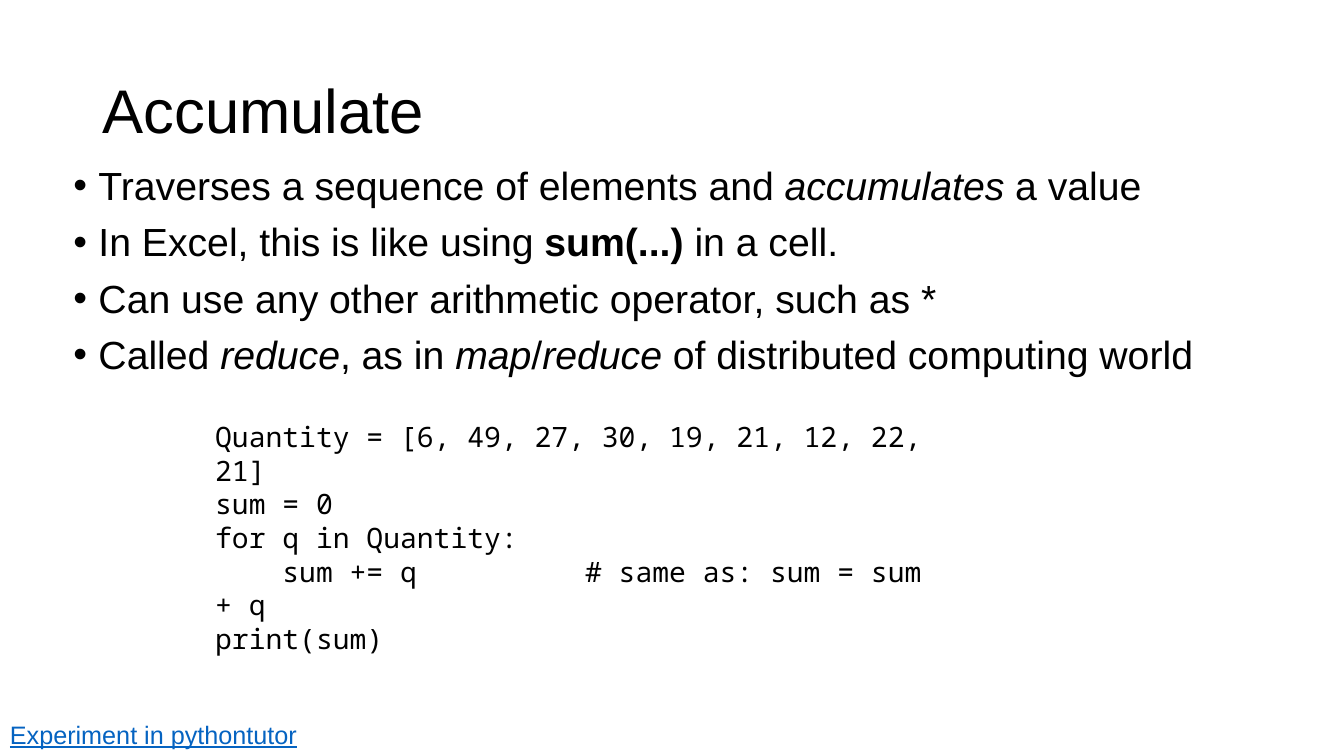
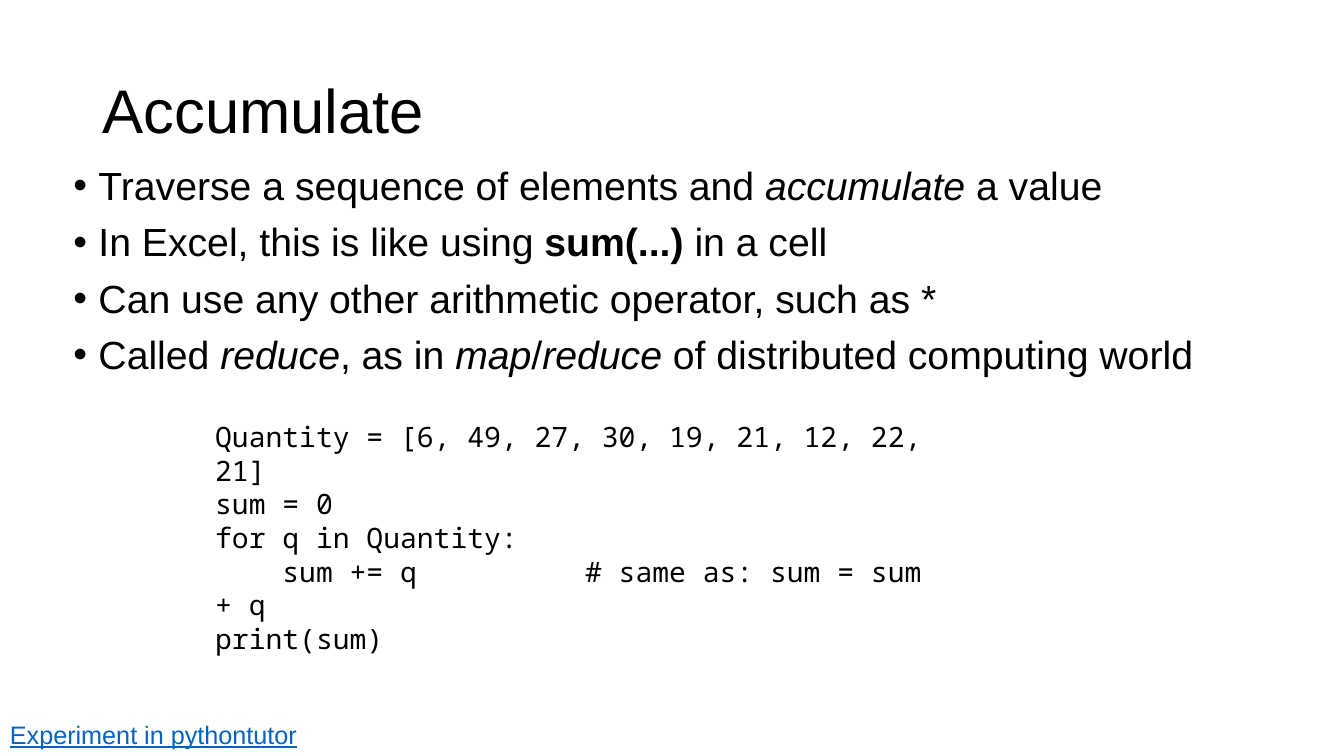
Before and after one commit to parrt/msds501, a slide deck: slide 10 of slides/programming-patterns.pptx (slide 9 before the commit). Drawn at 1344x756 pixels with LibreOffice and Linux fonts; fonts in the diff are those of the drawing; background and template pictures are left out. Boxes give left, top, right and bottom in pixels: in the first picture for what was removed or moved away, otherwise in the second. Text is boxed around its words. In the diff, an @@ line names an element or a change of style, - is before the commit and + after.

```diff
--- a/slides/programming-patterns.pptx
+++ b/slides/programming-patterns.pptx
@@ text at [98,171,1103,264]: text changed @@
-• Traverses a sequence of elements and accumulates a value
-• In Excel, this is like using sum(...) in a cell.
+• Traverse a sequence of elements and accumulate a value
+• In Excel, this is like using sum(...) in a cell
```
Also in this commit, not shown: 11 other slides changed, 1 other file.
